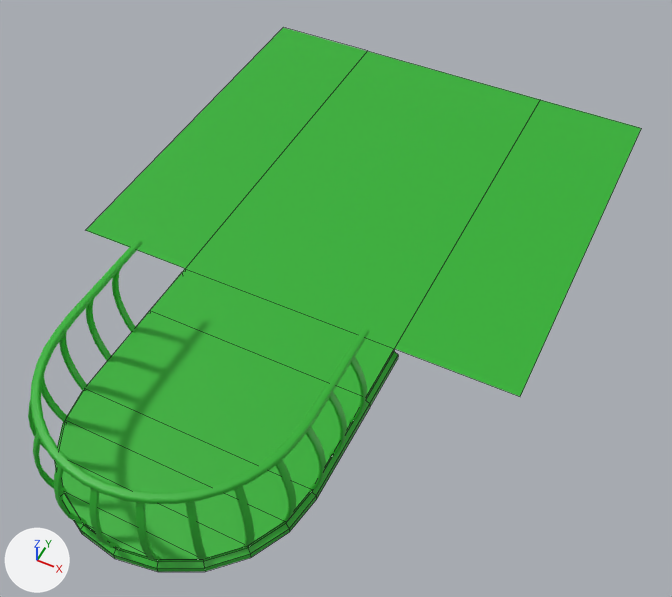
What one commit did to the FBX model CymaticExperienceVR/Assets/Models/Cupula/Play area.fbx.
Rendered twice from a camera (50 mm lens) standing at (3.03, -3.38, 6.63) and looking at (0.25, 2.17, -0.31). The lights are fixed; the arrows at lower left show +X, +Y and +Z. Mesh edges are drawn as thin lines on the coarser meshes. Where no turn or scale is listed for an object, it has been applied to the vertices.

In view in the first picture: 'Railing', 'floor', 'standing'.
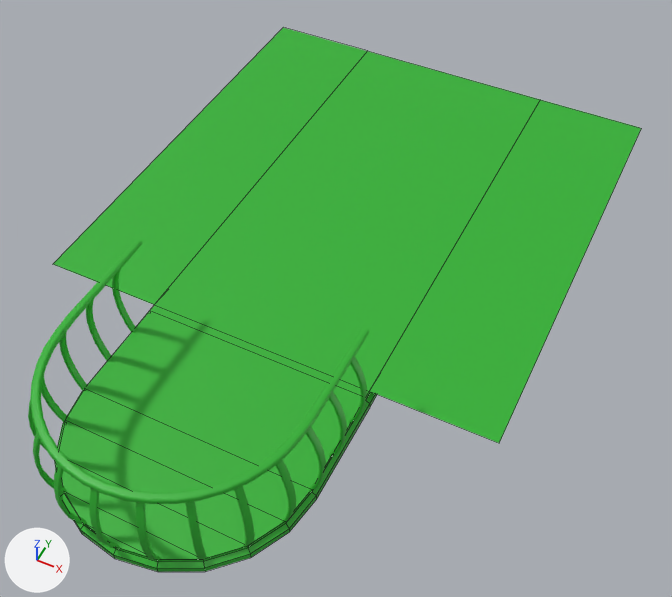
Commit message: updated play area added kids room

Location of each change, (x1, y1, x2, y2) in pixels of the pictures (672 x 597 px; the box of a moved part takes in the faces that stretch with it):
```json
{"object": "floor", "change": "reshaped", "before": [55, 27, 641, 572], "after": [53, 27, 641, 572]}
{"part": 1, "of": "me_mesh_001", "change": "moved or reshaped", "before": [86, 75, 522, 397], "after": [53, 75, 522, 443]}
```

Edits to the scene script, one JSON object a line:
```json
{"block": "me_mesh_001", "where": "me_mesh_001.from_pydata(...)  # 172 vertices, 159 faces; spans x -2.33..2.33, y -1.16..5.81, z -1.08..0.05"}
{"block": "me_mesh_001", "where": "# used by ob_floor; location = (0.0, 0.0, -0.05)"}
{"block": "me_mesh_001", "where": "# before: 145 (-1.12, 1.62, 0.05) at pixel (185, 268), 146 (1.12, 1.62, 0.05) at pixel (394, 348), 167 (-2.33, 1.62, 0.05) at pixel (85, 230), 169 (2.33, 1.62, 0.05) at pixel (520, 396)"}
{"block": "me_mesh_001", "change": "me_mesh_001 part 1"}
{"op": "add", "block": "me_mesh_001", "code": "for i in [145, 146, 167, 169]: me_mesh_001.vertices[i].co += Vector((0.0, -0.53, 0.0))"}
```
